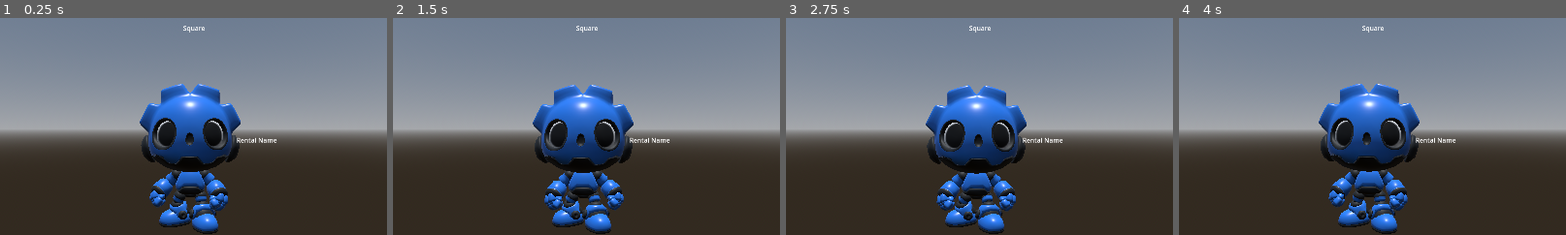
Above: before the commit, frames 1-4 (left to right).
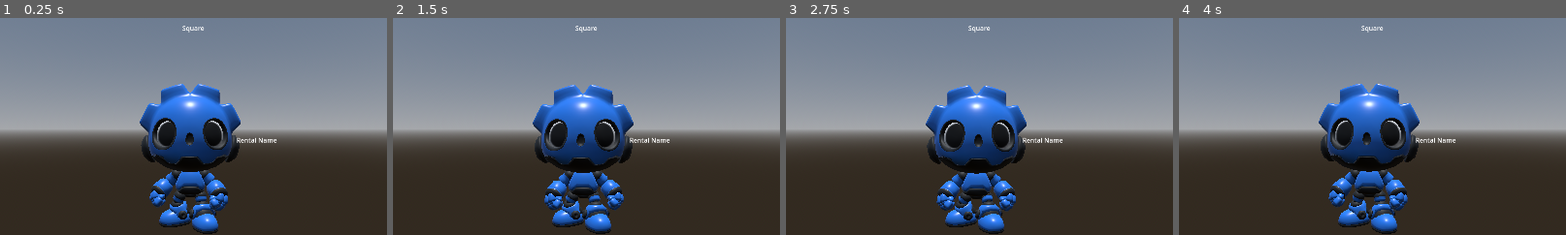
Above: after the commit, the same moments.

Repository: whoisryosuke/3d-legends-jam-2024
Game: Godot game, scene res://scenes/mini_game_rental.tscn
Same seed, same stepped clock (60 frames per second), same inputs: the game is played once before the commit and once after it. This scene is started directly instead of the project's main scene.
Inputs (mouse positions are % of the whole screen's width and height, from its top left):
- Up to frame 1 (0.25 s): no input
- Up to frame 2 (1.5 s): move the mouse to (72, 45) at 0.52 s; press the mouse at (72, 45) at 0.53 s; hold Right (Move Right) 0.53-1.28 s; tap Space (Jump) at 0.77 s; move the mouse to (30, 55) at 1.27 s; release the mouse at (30, 55) at 1.28 s; hold S (Move Backward) from 1.28 s (still down); tap Shift (Sprint) at 1.35 s
- Up to frame 3 (2.75 s): tap Space (Jump) at 1.52 s; move the mouse to (60, 28) at 2.02 s; release S (Move Backward) at 2.03 s; press the mouse at (60, 28) at 2.03 s; hold Right (Move Right) from 2.03 s (still down)
- Up to frame 4 (4 s): move the mouse to (45, 70) at 2.77 s; release Right (Move Right) at 2.78 s; release the mouse at (45, 70) at 2.78 s; hold W (Move Forward) 2.78-3.53 s; tap Shift (Sprint) at 2.85 s; tap Space (Jump) at 3.02, 3.77 s; move the mouse to (80, 65) at 3.52 s; press the mouse at (80, 65) at 3.53 s; hold A (Move Left) from 3.53 s (still down)
The pictures show only the part of the screen within x 25-75%, y 24-74%; the shares and areas given below are measured in that part.

The runs differ from the first frame. In frame 1, less than 0.1% of the frame differs, in the area x 47-53%, y 3-7%; in frame 2, less than 0.1%; in frame 3, less than 0.1%; in frame 4, less than 0.1%.

Commit message:
:construction: multi-press and constants

Diff:
--- a/scripts/RentalGameManager.gd
+++ b/scripts/RentalGameManager.gd
@@ -5,28 +5,16 @@
 @onready var timer_text = $"../MiniGameRentalUI/%TimerText"
 @onready var dialogue_text = $"../MiniGameRentalUI/%DialogueText"
 
+
 const DEFAULT_GAME_TIME = 60
 var playing = false
 var paused = false
 var completed = false
 var current_index = 0
-const BUTTONS = [
-	"Cross",
-	"Circle",
-	"Triangle",
-	"Square",
-	"L1",
-	"L2",
-	"R1",
-	"R2",
-	"DPad Up",
-	"DPad Down",
-	"DPad Left",
-	"DPad Right",
-]
+const constants = preload("res://scripts/constants.gd")
 var button_combinations = [
-	["Square"],
-	["Triangle"],
+	3,
+	4,
 ]
 
 # Called when the node enters the scene tree for the first time.
@@ -42,8 +30,12 @@
 	timer_text.text = str(int(game_timer.time_left))
 
 	# Update dialogue (aka the required button sequence)
-	var current_button = button_combinations[current_index][0]
-	dialogue_text.text = current_button
+	var current_button_index = button_combinations[current_index]
+	var current_button = constants.BUTTON_COMBOS[current_button_index]
+	var current_button_text = ""
+	for text in current_button:
+		current_button_text += text + " "
+	dialogue_text.text = current_button_text
 
 func _input(event):
 	# Restart game
@@ -61,18 +53,34 @@
 	# Check for button presses here
 	# Is game still running? And is debounce active?
 	if(!game_timer.is_stopped() and next_timer.is_stopped() and !paused):
-		var current_button = button_combinations[current_index][0]
-		# Check for input
-		if Input.is_action_just_pressed(current_button):
-			print("Pressed " + current_button)
-			# Start debounce
-			#next_timer.start(2)
+		var current_button_index = button_combinations[current_index]
+		var button_combo = constants.BUTTON_COMBOS[current_button_index]
+
+		var presses = []
+		for button_index in len(button_combo):
+			var button = button_combo[button_index]
+			# Check for input
+			if Input.is_action_just_pressed(button):
+				print("Pressed " + button)
+				presses.push_back(true)
+				# Start debounce
+				#next_timer.start(2)
+			else:
+				presses.push_back(false)
+
+
+		# Did they press all buttons?
+		var complete = true
+		for button_index in len(button_combo):
+			if !presses[button_index]:
+				complete = false
+
+		if complete:
 			# Go to next button or stop at max
 			if current_index + 1 == len(button_combinations):
 				complete_game()
 			if current_index < len(button_combinations) - 1:
 				current_index += 1
-				print("Button # " + str(current_index))
 
 func start_game():
 	game_timer.start(DEFAULT_GAME_TIME)
--- /dev/null
+++ b/scripts/constants.gd
@@ -0,0 +1,43 @@
+const BUTTONS = [
+	"Cross",
+	"Circle",
+	"Triangle",
+	"Square",
+	"L1",
+	"L2",
+	"R1",
+	"R2",
+	"DPad Up",
+	"DPad Down",
+	"DPad Left",
+	"DPad Right",
+]
+
+# Combos
+const BUTTON_COMBOS = [
+	["Cross"],
+	["Circle"],
+	["Triangle"],
+	["Square"],
+	["L1", "R1"],
+	["L2","R2"],
+	["DPad Up", "Square"],
+	["DPad Down", "Square"],
+	["DPad Left", "Square"],
+	["DPad Right", "Square"],
+]
+
+# Recipes
+
+const RECIPES = [
+	"Game 1", # ["Cross"],
+	"Game 2", # ["Circle"],
+	"Game 3", # ["Triangle"],
+	"Game 4", # ["Square"],
+	"Game 5", # ["L1", "L2"],
+	"Game 6", # ["R1","R2"],
+	"Game 7", # ["DPad Up", "Square"],
+	"Game 8", # ["DPad Down", "Square"],
+	"Game 9", # ["DPad Left", "Square"],
+	"Game 10", # ["DPad Right", "Square"],
+]
